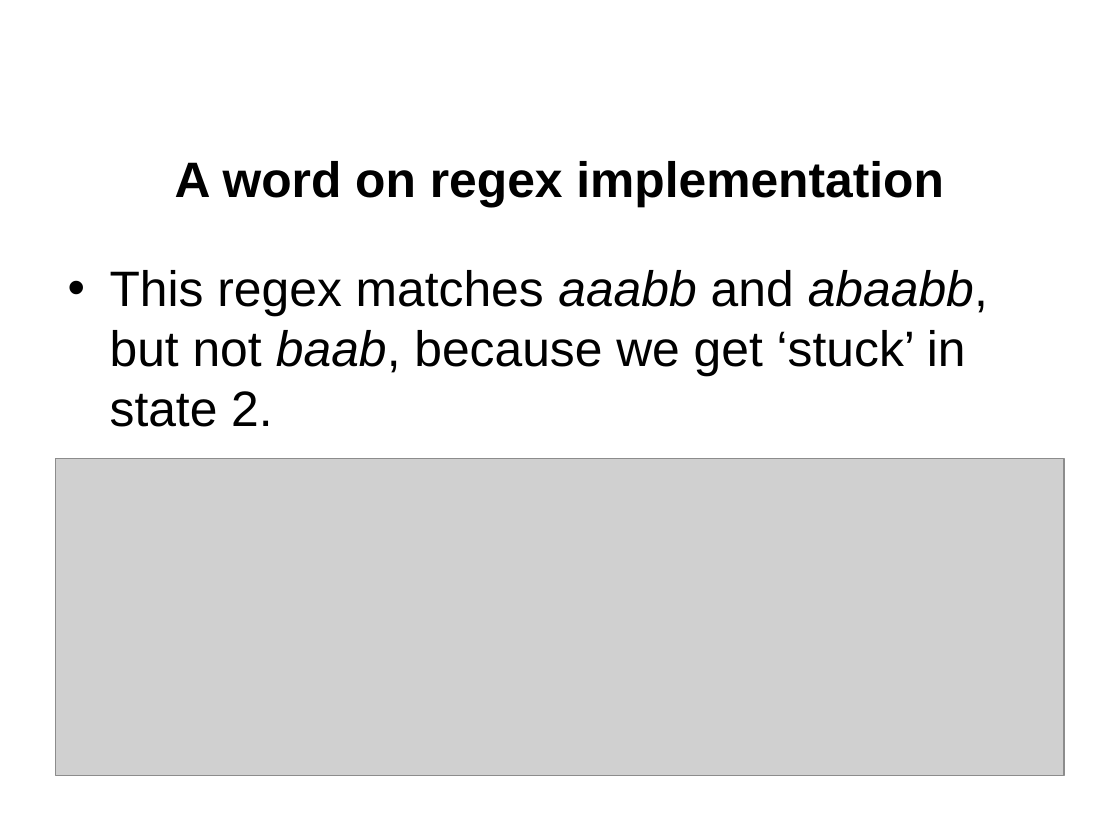
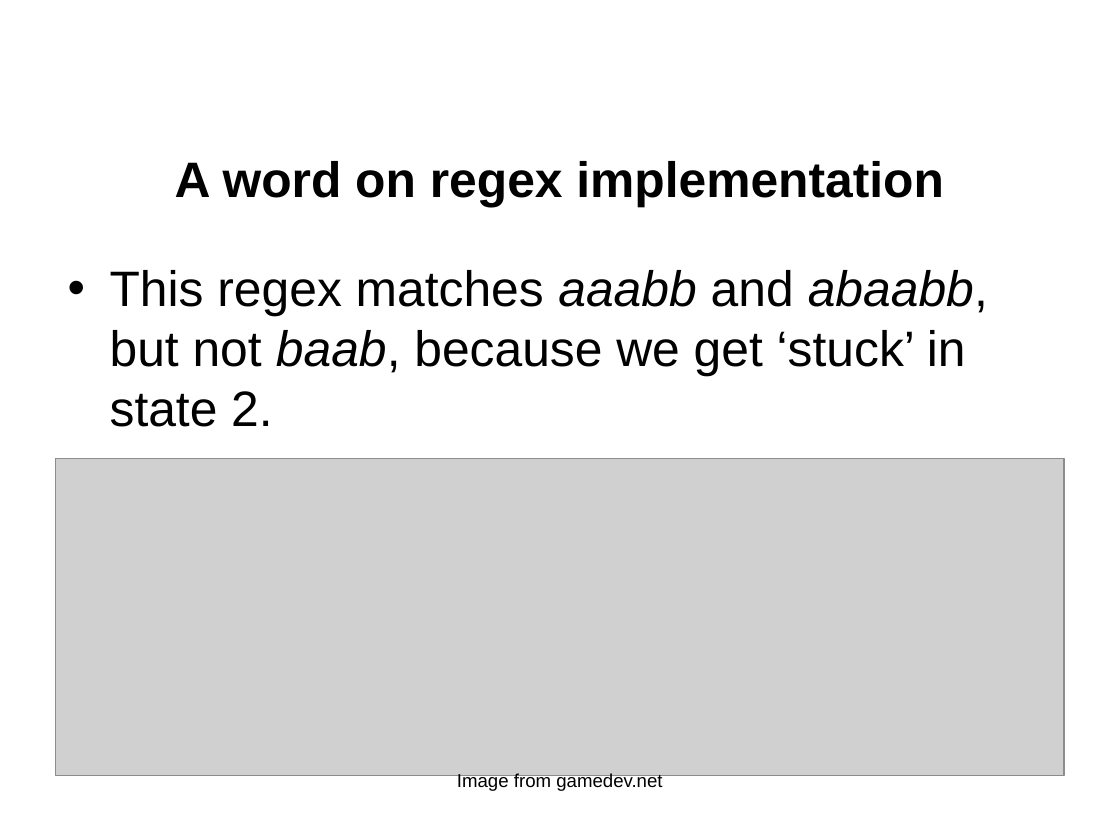
Before and after one commit to jgerity/talks, a slide deck: slide 13 of 2017/computing_workgroup/regex/regular_expressions.pptx (slide 11 before the commit). Drawn at 1120x840 pixels with LibreOffice and Linux fonts; fonts in the diff are those of the drawing; grey boxes stand for pictures; background and template pictures are left out. Boxes give left, top, right and bottom in pixels: in the first picture for what was removed or moved away, otherwise in the second. Text is boxed around its words. In the diff, an @@ line names an element or a change of style, - is before the commit and + after.

```diff
--- a/2017/computing_workgroup/regex/regular_expressions.pptx
+++ b/2017/computing_workgroup/regex/regular_expressions.pptx
@@ text added at (457, 773, 662, 791), 12 pt, text #000000 @@
+Image from gamedev.net
```
Also in this commit, not shown: 14 other slides changed, 1 slide added, 1 slide removed.
